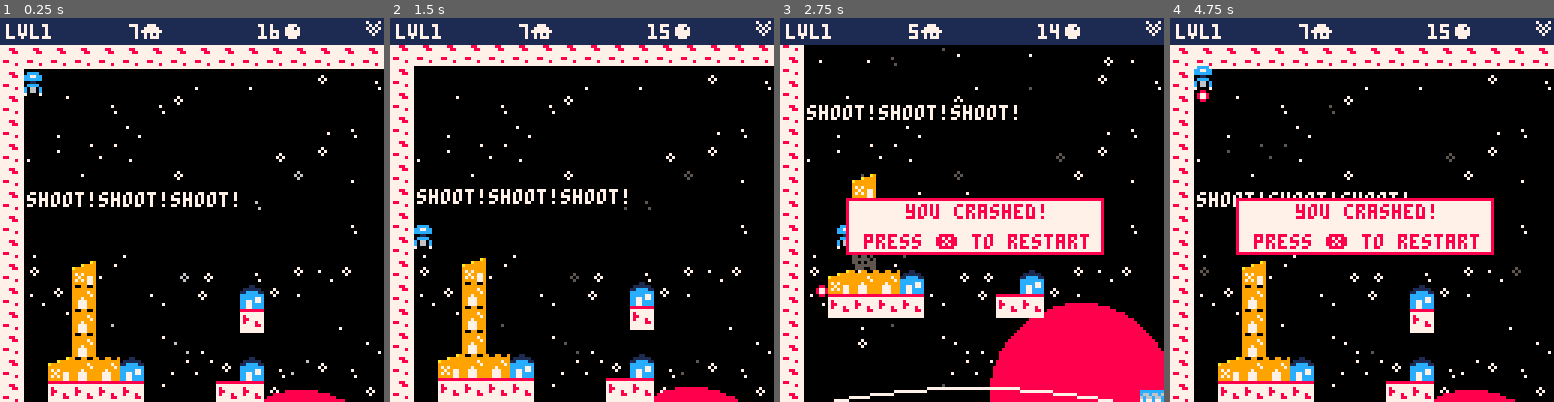
Above: before the commit, frames 1-4 (left to right).
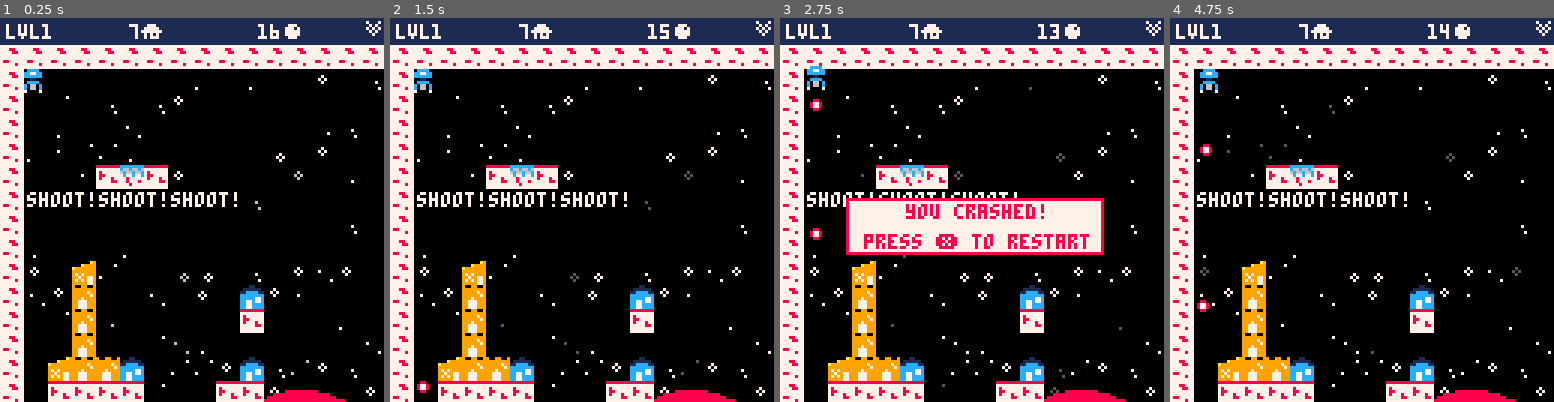
Above: after the commit, the same moments.

Repository: uvehj/Gun-Lander
Game: PICO-8 cartridge gunlander.p8
The game is run twice, just before and just after one commit, with the same random seed, the same clock (stepped at 60 frames per second) and the same inputs.
Inputs:
- Up to frame 1 (0.25 s): no input
- Up to frame 2 (1.5 s): tap X (X key) at 0.33, 1.07 s; tap O (Z key) at 0.7 s
- Up to frame 3 (2.75 s): hold Right 1.6-2.1 s; tap O (Z key) at 1.7, 2.1, 2.5 s; tap X (X key) at 1.85 s; hold Up 2.15-2.42 s; hold Right from 2.47 s (still down)
- Up to frame 4 (4.75 s): tap O (Z key) every 0.4 s from 2.9 to 4.5 s; tap X (X key) at 2.97, 4.08 s; release Right at 3.03 s; hold Left 3.08-3.58 s; hold Down 3.63-3.97 s; hold Right 4.02-4.68 s; hold Up from 4.73 s (still down)

The runs differ from the first frame. In frame 1, 1.4% of the frame differs, in the area x 6-44%, y 13-45%; in frame 2, 7.8%; in frame 3, 27%, in the area x 0-100%, y 1-100%; in frame 4, 11%.

Commit message:
Landings WIP
WIP, landings do not trigger a fail state

Diff:
--- a/gunlander.p8
+++ b/gunlander.p8
@@ -2,7 +2,7 @@
 version 29
 __lua__
 --debug/config variables
-debug = false
+debug = true
 shotspeed = 3
 gravity = 4
 fps = 30
@@ -216,27 +216,34 @@
 end
 function check_end()
     --wip for now, a crash is a fail
-    if ship.crashed != 0 or level.fail != 0 then
-        ship.crashed = 1
-        level.fail = max(level.fail, 1)
+    if level.fail != 0 then
         if (btnp(5)) then
             restore_level()
             load_level(level.number,true)
         end
+    else
+        if ship.crashed != 0 then
+            local contact_points = {{((ship.x+2)/8)+level.startx,((ship.y+ship.h-1)/8)+level.starty},{((ship.x+ship.w-3)/8)+level.startx,((ship.y+ship.h-1)/8)+level.starty}}
+            for p in all(contact_points) do
+                if fget(mget(p[1],p[2]),4) != true then
+                    level.fail = max(level.fail, 1)
+                end
+            end
+        end
     end
 end
 function update_ship_debug()
     if (btnp(0)) then
-        movex(ship,-4)
+        movex(ship,-1)
     end
     if (btnp(1)) then
-        movex(ship,4)
+        movex(ship,1)
     end
     if (btnp(2)) then
-        movey(ship,-4)
+        movey(ship,-1)
     end
     if (btnp(3)) then
-        movey(ship,4)
+        movey(ship,1)
     end
     if (btnp(4)) then
         if (level.ammo[1] and level.ammo[3] > 0) or level.ammo[1] == false then
@@ -472,7 +479,7 @@
 87777778777777777778777777877787778777777877777777778777877777780000000000000000000000000000000000000000000000000000000000000000
 87777778777777777778777777777787778777777877777788888777877777780000000000000000000000000000000000000000000000000000000000000000
 __gff__
-0000000101080101010102040400000000000000000000000000000000000000000000000000000000000000000000000000000000000000000000000000000000000000000000000000000000000000000000000000000000000000000000000000000000000000000000000000000000000000000000000000000000000000
+0000000101080101011102040400000000000000000000000000000000000000000000000000000000000000000000000000000000000000000000000000000000000000000000000000000000000000000000000000000000000000000000000000000000000000000000000000000000000000000000000000000000000000
 0000000000000000000000000000000000000000000000000000000000000000000000000000000000000000000000000000000000000000000000000000000000000000000000000000000000000000000000000000000000000000000000000000000000000000000000000000000000000000000000000000000000000000
 __map__
 0000000000000000000000000000000000000000000000000000000000000000000000000000000000000000000000000000000000000000000000000000000000000000000000000000000000000000000000000000000000000000000000000000000000000000000000000000000000000000000000000000000000000000
@@ -485,7 +492,7 @@
 0003000000000000000000000000000000000000000000000300000000000000000000000000000000000000000000000000000000000000000000000000000000000000000000000000000000000000000000000000000000000000000000000000000000000000000000000000000000000000000000000000000000000000
 0003000000000000000000000000000000000000000000000300000000000000000000000000000000000000000000000000000000000000000000000000000000000000000000000000000000000000000000000000000000000000000000000000000000000000000000000000000000000000000000000000000000000000
 0003000000000000000000000000000000000000000000000300000000000000000000000000000000000000000000000000000000000000000000000000000000000000000000000000000000000000000000000000000000000000000000000000000000000000000000000000000000000000000000000000000000000000
-0003000000000000000000000000000000000000000000000300000000000000000000000000000000000000000000000000000000000000000000000000000000000000000000000000000000000000000000000000000000000000000000000000000000000000000000000000000000000000000000000000000000000000
+0003000000040904000000000000000000000000000000000300000000000000000000000000000000000000000000000000000000000000000000000000000000000000000000000000000000000000000000000000000000000000000000000000000000000000000000000000000000000000000000000000000000000000
 0003000000000000000000000000000000000000000000000300000000000000000000000000000000000000000000000000000000000000000000000000000000000000000000000000000000000000000000000000000000000000000000000000000000000000000000000000000000000000000000000000000000000000
 0003000000000000000000000000000000000000000000000300000000000000000000000000000000000000000000000000000000000000000000000000000000000000000000000000000000000000000000000000000000000000000000000000000000000000000000000000000000000000000000000000000000000000
 0003000000000000000000000000000000000000000000000300000000000000000000000000000000000000000000000000000000000000000000000000000000000000000000000000000000000000000000000000000000000000000000000000000000000000000000000000000000000000000000000000000000000000
